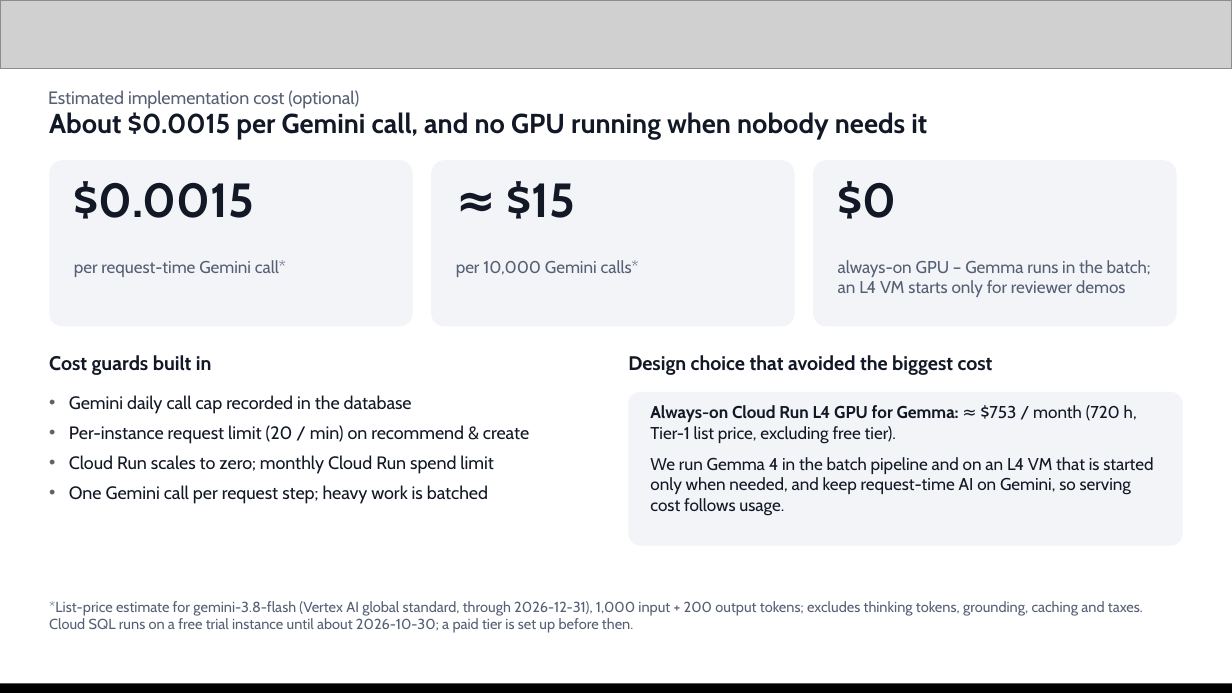
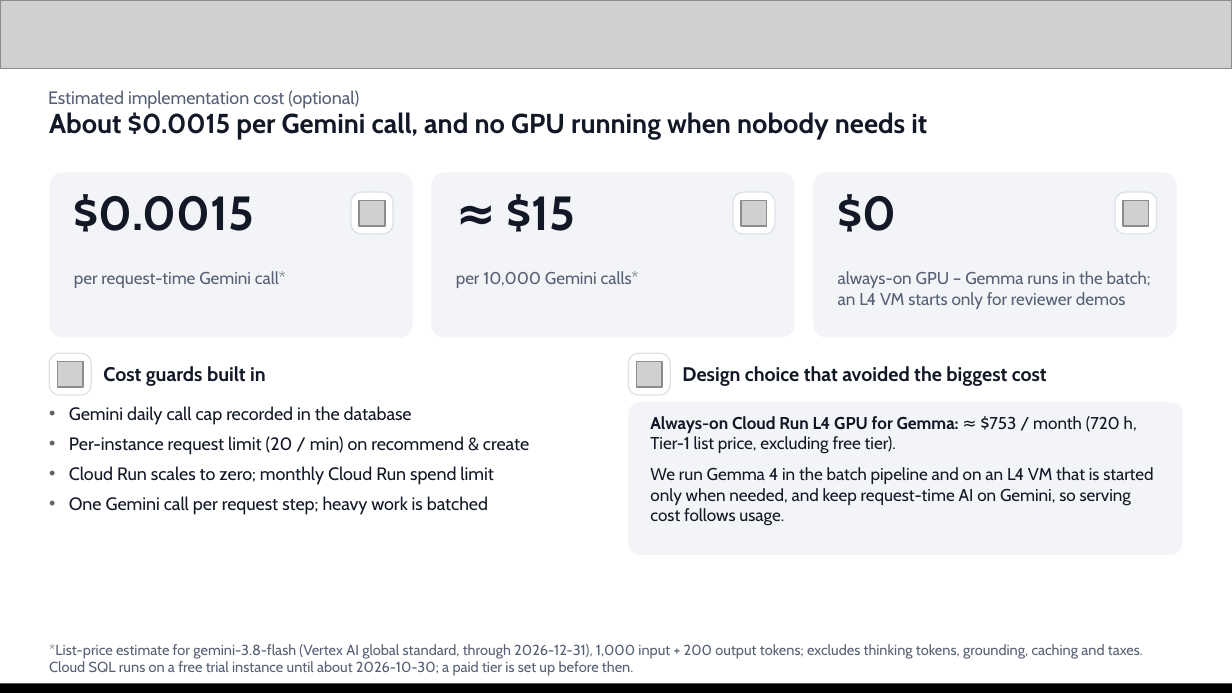
Before and after one commit to Sihyeon-Ji/trend-interpreter, a slide deck: slide 8 of docs/대회/제출/AI-Builder-Cup-제출-초안.pptx. Drawn at 1232x693 pixels with LibreOffice and Linux fonts; fonts in the diff are those of the drawing; grey boxes stand for pictures. Boxes give left, top, right and bottom in pixels: in the first picture for what was removed or moved away, otherwise in the second. Text is boxed around its words. In the diff, an @@ line names an element or a change of style, - is before the commit and + after.

Commit message:
docs: 덱 정렬·아이콘·새 아키텍처 그림, README 화면을 영어권과 새 구조 그림으로
- 덱: 모든 쪽 여백·시작·끝 위치를 같은 틀로 맞춤, lucide 아이콘 배지(사람 승인만 파란색)
- 6쪽 아키텍처를 영역 세 개·아이콘 카드·화살표로 다시 그림(Cloud Storage 스냅숏, 게시·백업 Jobs, 검수자 승인, 필요할 때만 켜는 L4 GPU 추가)
- 9쪽과 README 화면 사진을 영어권 둘러보기·영어 사전 항목(cooked)으로 교체
- README 구조 그림을 새 아키텍처로 바꾸고 범례 문구 갱신

```diff
--- a/docs/대회/제출/AI-Builder-Cup-제출-초안.pptx
+++ b/docs/대회/제출/AI-Builder-Cup-제출-초안.pptx
@@ 8 texts, 4 rounded rectangles: place and size @@
-8 texts, 4 rounded rectangles at [49, 160, 1183, 546]
+8 texts, 4 rounded rectangles at [49, 172, 1183, 554]
@@ rounded rectangle added at [351, 192, 393, 234], fill #FFFFFF, outline #DCE1E8 0.75 pt @@
@@ picture added at [360, 200, 386, 225] @@
@@ rounded rectangle added at [733, 192, 775, 234], fill #FFFFFF, outline #DCE1E8 0.75 pt @@
@@ picture added at [740, 200, 766, 225] @@
@@ rounded rectangle added at [1115, 192, 1157, 234], fill #FFFFFF, outline #DCE1E8 0.75 pt @@
@@ picture added at [1124, 200, 1149, 225] @@
@@ rounded rectangle added at [49, 354, 91, 395], fill #FFFFFF, outline #DCE1E8 0.75 pt @@
@@ rounded rectangle added at [628, 354, 670, 395], fill #FFFFFF, outline #DCE1E8 0.75 pt @@
@@ picture added at [58, 361, 84, 387] @@
@@ text "Cost guards built in": place and size @@
-text "Cost guards built in" at [49, 355, 212, 375]
+text "Cost guards built in" at [103, 366, 266, 386]
@@ picture added at [637, 361, 663, 387] @@
@@ text "Design choice that avoided the ...": place and size @@
-text "Design choice that avoided the ..." at [628, 355, 993, 375]
+text "Design choice that avoided the ..." at [682, 366, 1047, 386]
@@ text "*List-price estimate for gemini-3.8-flash (Vertex ...": place and size @@
-text "*List-price estimate for gemini-3.8-flash (Vertex ..." at [49, 601, 1143, 633]
+text "*List-price estimate for gemini-3.8-flash (Vertex ..." at [49, 644, 1143, 676]
```
Also in this commit, not shown: 13 other slides changed, 8 other files.
